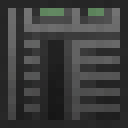
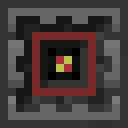
Revision of a layered 128 x 128 image; what changed, layer by layer:
hid group "effects" (14 layers) over [0, 0, 128, 128]
showed group "mcu" (5 layers) over [0, 0, 128, 128]
showed "side" (1st of 18, in "mcu") over [0, 0, 128, 128]
hid group "computer" (14 layers) over [0, 0, 128, 128]
